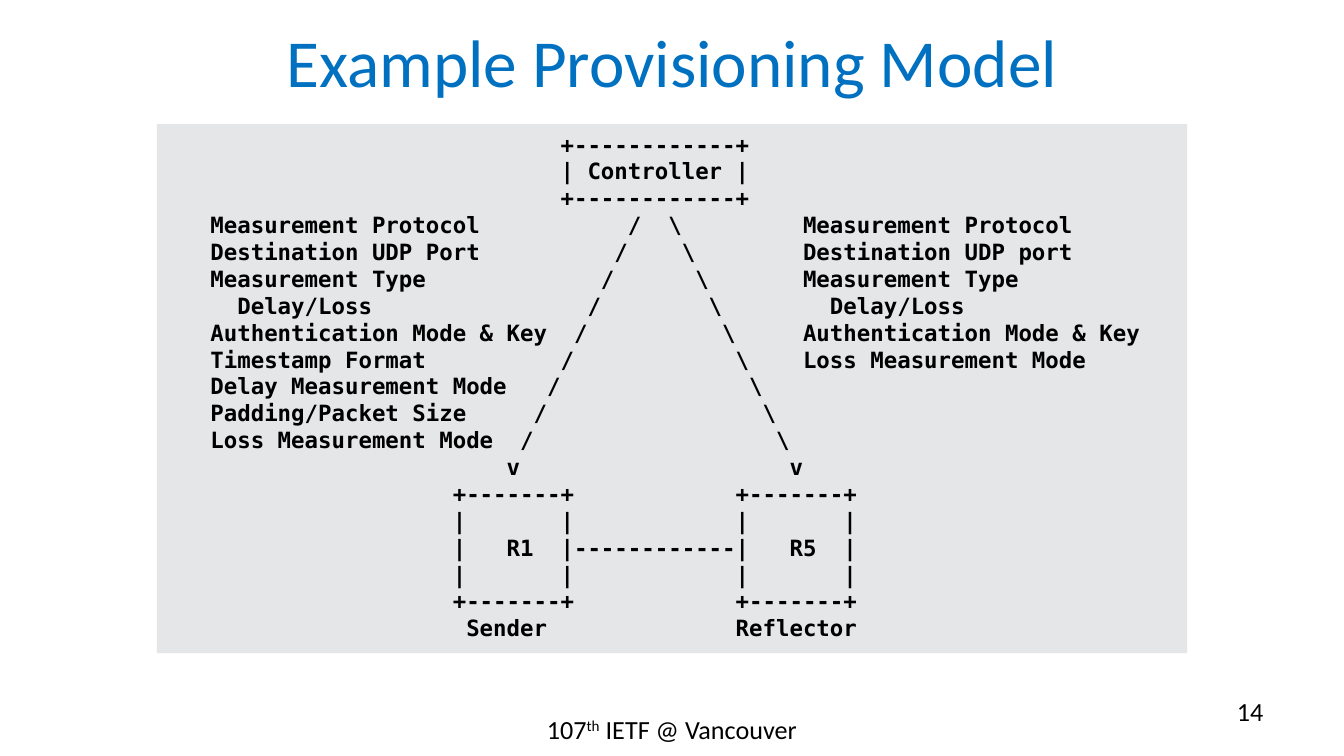
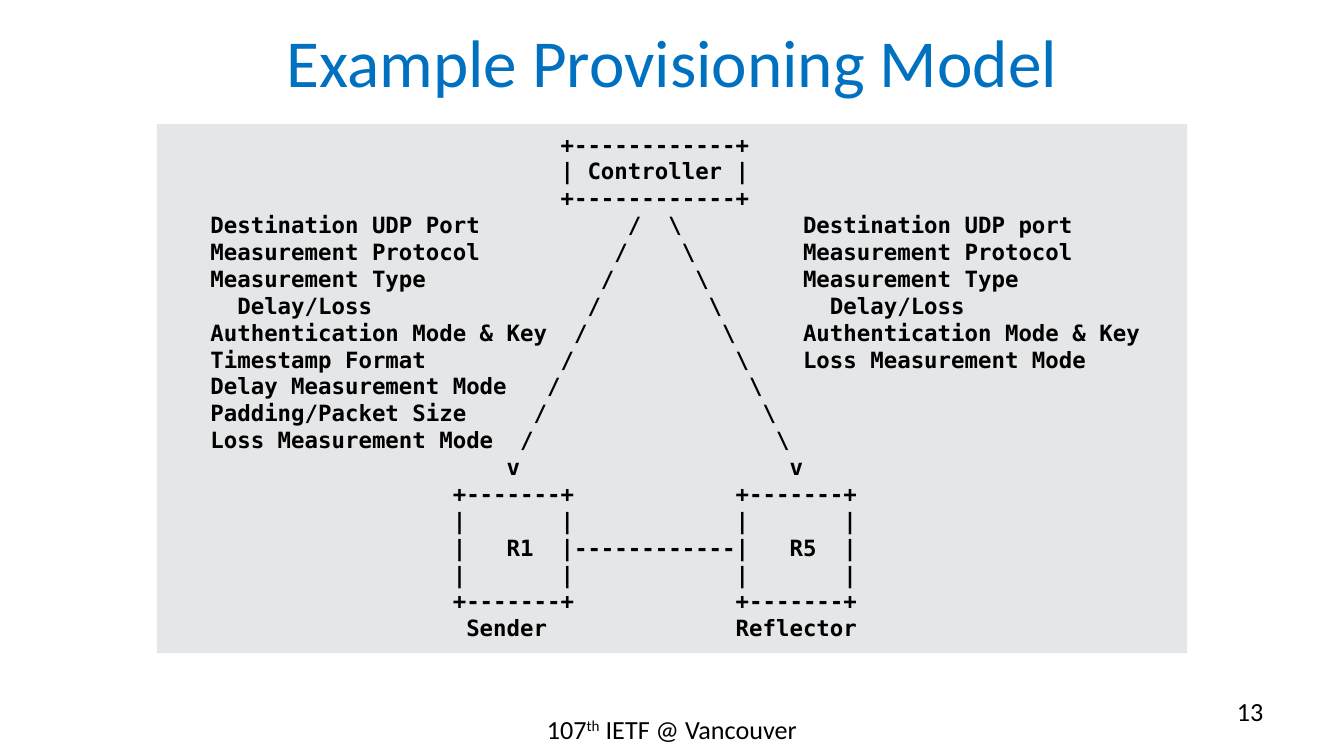
Before and after one commit to rakgandhi/ietf-slides, a slide deck: slide 13 of draft-gandhi-spring-twamp-srpm-07.pptx (slide 14 before the commit). Drawn at 1344x756 pixels with LibreOffice and Linux fonts; fonts in the diff are those of the drawing. Boxes give left, top, right and bottom in pixels: in the first picture for what was removed or moved away, otherwise in the second. Text is boxed around its words. In the diff, an @@ line names an element or a change of style, - is before the commit and + after.

```diff
--- a/draft-gandhi-spring-twamp-srpm-07.pptx
+++ b/draft-gandhi-spring-twamp-srpm-07.pptx
@@ text in rectangle at [210,215,1073,238]: paragraph added @@
+Destination UDP Port / \ Destination UDP port
@@ text in rectangle at [210,242,1073,265]: paragraph removed @@
-Destination UDP Port / \ Destination UDP port
@@ page number at [1237,704,1263,721]: text changed @@
-14
+13
```
Also in this commit, not shown: 6 other slides changed.
